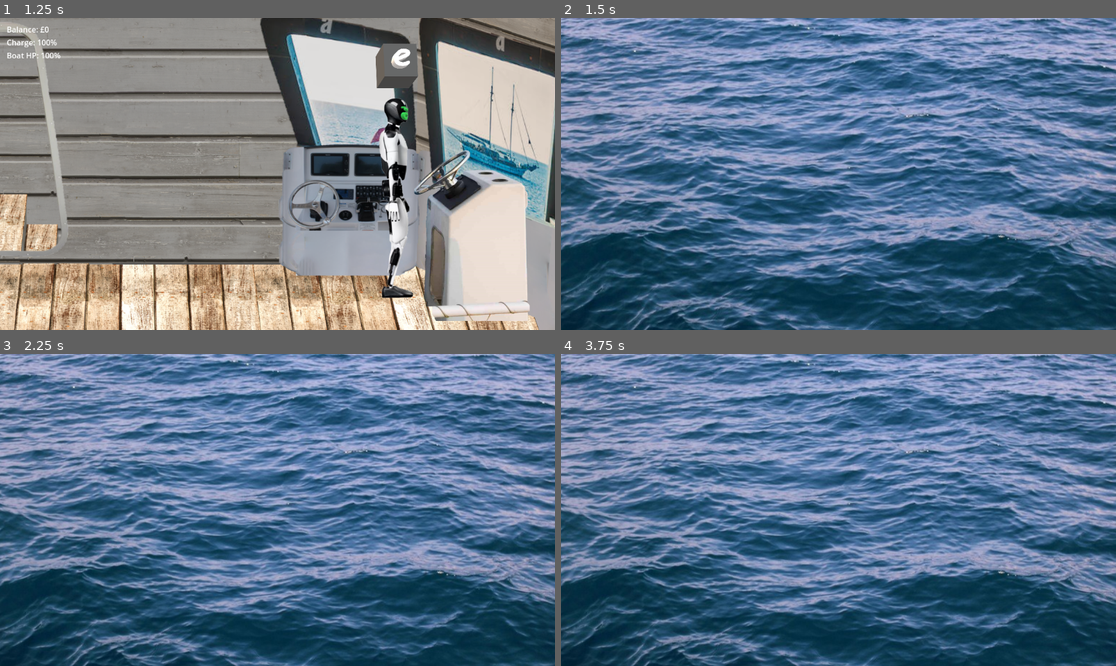
Above: before the commit, frames 1-4 (two rows, left to right).
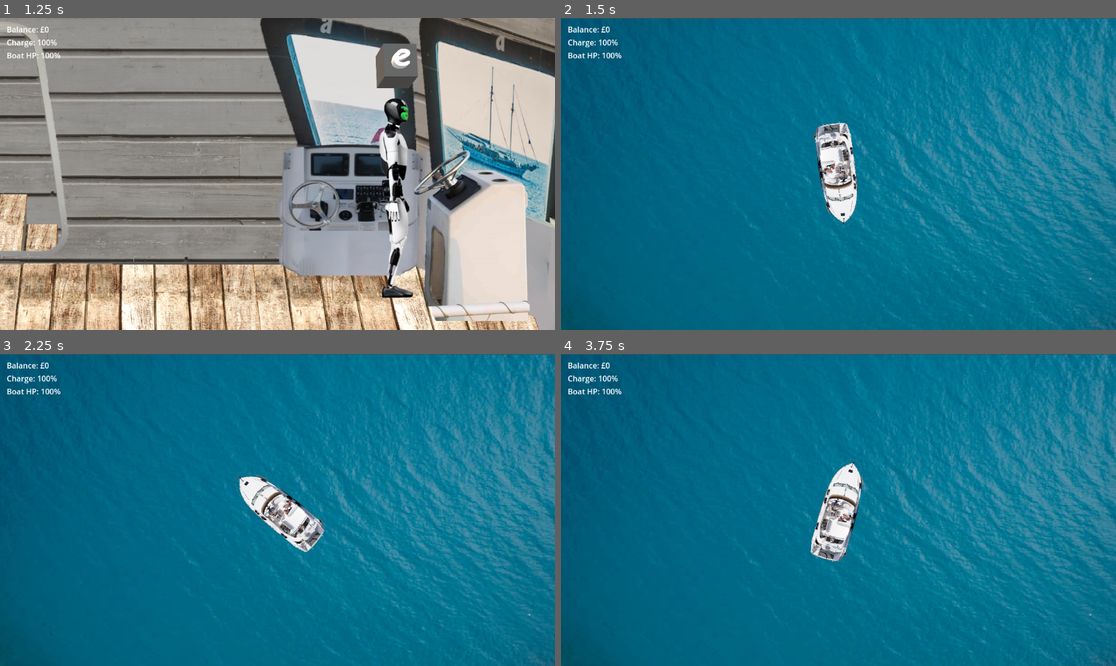
Above: after the commit, the same moments.

Repository: Camerondean34/motorboat-pension-ai
Game: Godot game, scene res://Scenes/boat_scene.tscn
Two runs of this game, one before a commit and one after it. Both use one fixed random seed, a clock stepped at 60 frames per second and the inputs below.
Inputs (mouse positions are in pixels of both pictures, inside the frame that each line leads up to):
- Up to frame 1 (1.25 s): tap Enter at 0.5 s; move the mouse to (399, 158) at 0.52 s; hold D (Right) from 0.53 s (still down); hold E (Interact) from 0.53 s (still down)
- Up to frame 2 (1.5 s): move the mouse to (727, 189) at 1.27 s; release D (Right) at 1.28 s; release E (Interact) at 1.28 s; hold A (Left) from 1.28 s (still down); tap E (Interact) at 1.35 s
- Up to frame 3 (2.25 s): tap Space at 2 s; move the mouse to (333, 441) at 2.02 s; release A (Left) at 2.03 s; hold D (Right) from 2.03 s (still down); hold E (Interact) from 2.03 s (still down)
- Up to frame 4 (3.75 s): tap Enter at 2.75 s; move the mouse to (810, 572) at 2.77 s; release E (Interact) at 2.78 s; tap E (Interact) at 2.85 s; tap Space at 3.5 s; move the mouse to (1005, 556) at 3.52 s; release D (Right) at 3.53 s; hold A (Left) from 3.53 s (still down); hold E (Interact) from 3.53 s (still down)

Frame 1 is identical in both runs. In frame 2, 100% of the frame differs, in the area x 0-100%, y 0-100%; in frame 3, 100%; in frame 4, 100%.

Commit message:
working on boat movement

Diff:
--- /dev/null
+++ b/Scenes/boat_player_scene.tscn
@@ -0,0 +1,18 @@
+[gd_scene load_steps=4 format=3 uid="uid://bhxqohq4pj7e2"]
+
+[ext_resource type="Texture2D" uid="uid://bkf72jqn8c8ix" path="res://Assets/Boat.png" id="1_0rmwn"]
+[ext_resource type="Script" uid="uid://bsacja7pks6pq" path="res://Scripts/boat_movement.gd" id="1_1yyuf"]
+
+[sub_resource type="CapsuleShape2D" id="CapsuleShape2D_egpl6"]
+radius = 53.0
+height = 276.0
+
+[node name="BoatPlayerScene" type="CharacterBody2D"]
+script = ExtResource("1_1yyuf")
+
+[node name="Sprite2D" type="Sprite2D" parent="."]
+scale = Vector2(0.2, 0.2)
+texture = ExtResource("1_0rmwn")
+
+[node name="CollisionShape2D" type="CollisionShape2D" parent="."]
+shape = SubResource("CapsuleShape2D_egpl6")
--- a/Scenes/ocean_scene.tscn
+++ b/Scenes/ocean_scene.tscn
@@ -1,11 +1,26 @@
-[gd_scene load_steps=2 format=3 uid="uid://cdpja6rcakp8s"]
+[gd_scene load_steps=4 format=3 uid="uid://d1cdym8ucxiip"]
 
-[ext_resource type="Texture2D" uid="uid://cvhh1r02dknf6" path="res://Assets/Ocean.jpg" id="1_f381p"]
+[ext_resource type="Texture2D" uid="uid://bqs83x1x1tpf8" path="res://Assets/ocean2.jpg" id="1_8omnq"]
+[ext_resource type="PackedScene" uid="uid://bhxqohq4pj7e2" path="res://Scenes/boat_player_scene.tscn" id="2_8omnq"]
+[ext_resource type="PackedScene" uid="uid://cacqv1tutnlbs" path="res://Scenes/player_hud.tscn" id="3_7f60h"]
 
 [node name="OceanScene" type="Node2D"]
 
 [node name="Sprite2D" type="Sprite2D" parent="."]
-scale = Vector2(1.5, 1.5)
-texture = ExtResource("1_f381p")
+texture_filter = 3
+texture_repeat = 3
+position = Vector2(1.49997, 3)
+scale = Vector2(1.89379, 1.59804)
+texture = ExtResource("1_8omnq")
+
+[node name="BoatPlayerScene" parent="." instance=ExtResource("2_8omnq")]
+motion_mode = 1
 
 [node name="Camera2D" type="Camera2D" parent="."]
+
+[node name="PlayerHUD" parent="Camera2D" instance=ExtResource("3_7f60h")]
+offset_left = -562.0
+offset_top = -312.0
+offset_right = -562.0
+offset_bottom = -312.0
+metadata/_edit_use_anchors_ = true
--- /dev/null
+++ b/Scripts/boat_movement.gd
@@ -0,0 +1,11 @@
+extends CharacterBody2D
+@export var speed = 250
+
+func _physics_process(_delta):
+	look_at(get_global_mouse_position())
+	velocity = Input.get_vector("Left", "Right", "Up", "Down")
+	if velocity.length() > 0:
+		velocity = velocity.normalized() * speed
+	velocity.x *= 0.0
+	velocity = velocity.rotated(rotation)
+	move_and_slide()
Binary file added: Assets/ocean2.jpg
Not shown, added: Assets/ocean2.jpg.import
Not shown, added: Scripts/boat_movement.gd.uid
